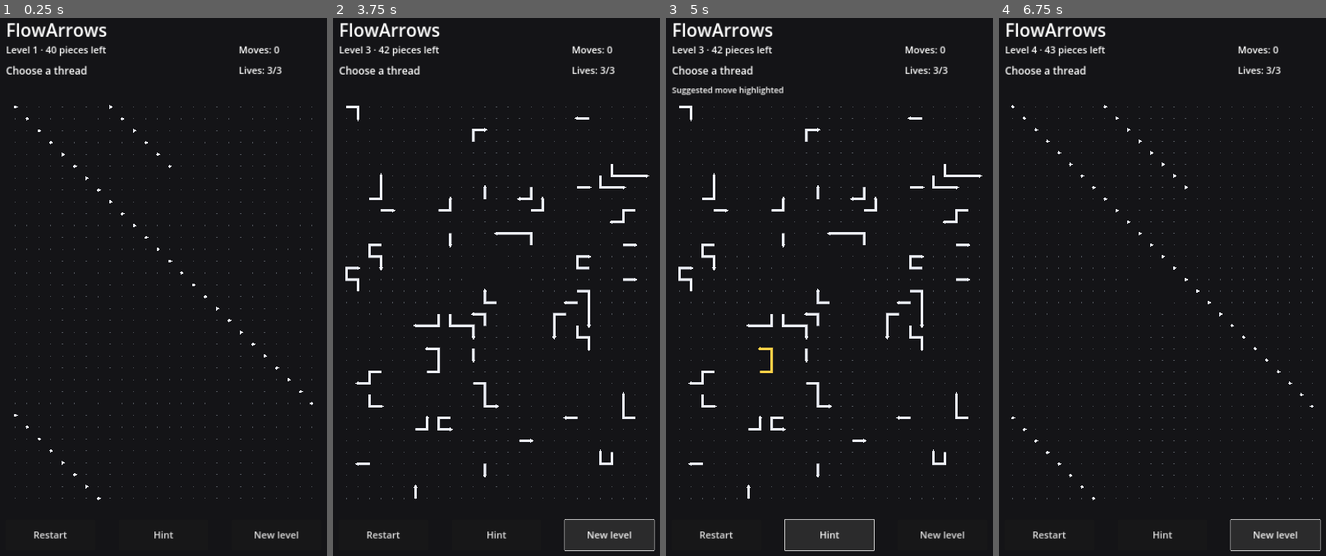
Above: before the commit, frames 1-4 (left to right).
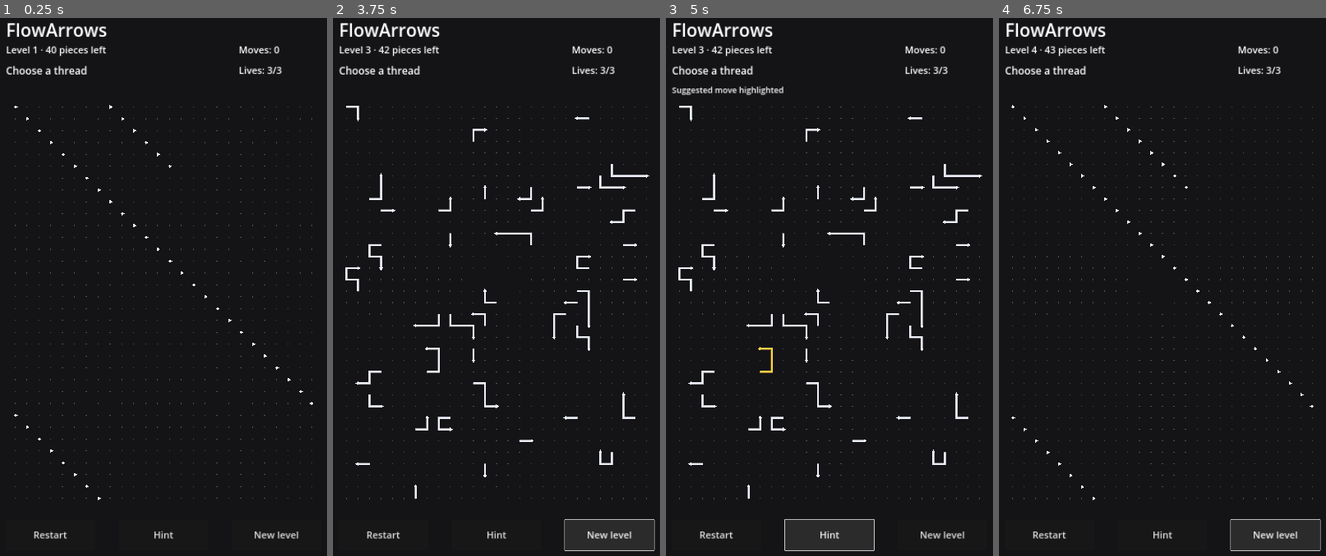
Above: after the commit, the same moments.

Repository: AiRigaLabs01/FlowArrows
Game: Godot game, scene res://src/game/main.tscn
Same seed, same stepped clock (60 frames per second), same inputs: the game is played once before the commit and once after it.
Inputs:
- Up to frame 1 (0.25 s): no input
- Up to frame 2 (3.75 s): click "Restart" at 0.5 s; click "Restart" at 1.25 s; click "Restart" at 2 s; click "New level" at 2.75 s; click "New level" at 3.5 s
- Up to frame 3 (5 s): click "Hint" at 4.25 s
- Up to frame 4 (6.75 s): click "Hint" at 5 s; click "Hint" at 5.75 s; click "New level" at 6.5 s

The runs differ from the first frame. In frame 1, less than 0.1% of the frame differs, in the area x 4-92%, y 16-90%; in frame 2, 0.8%, in the area x 3-96%, y 16-90%; in frame 3, 0.8%; in frame 4, less than 0.1%.

Commit message:
Refine moving arrow color and thin geometry

Diff:
--- a/src/game/piece_view.gd
+++ b/src/game/piece_view.gd
@@ -3,10 +3,10 @@
 
 signal pressed(piece_id: String, view: PieceView)
 
-const BASE_LINE_WIDTH := 12.0
+const BASE_LINE_WIDTH := 8.5
 const BASE_HIT_RADIUS := 36.0
-const BASE_HEAD_LENGTH := 19.0
-const BASE_HEAD_WIDTH := 11.0
+const BASE_HEAD_LENGTH := 18.0
+const BASE_HEAD_WIDTH := 10.5
 const TRAIL_SPACING_FACTOR := 0.28
 const TRAIL_RADIUS_FACTOR := 0.040
 const TRAIL_LENGTH_CELLS := 3.2
@@ -18,6 +18,7 @@
 var enabled := true
 var hinted := false
 var failed_attempt := false
+var moving := false
 var impact_offset: float = 0.0:
 	set(value):
 		impact_offset = value
@@ -34,6 +35,7 @@
 	cell_size = size
 	impact_offset = 0.0
 	exit_progress = 0.0
+	moving = false
 	queue_redraw()
 
 func set_enabled(value: bool) -> void:
@@ -45,6 +47,10 @@
 
 func set_failed(value: bool) -> void:
 	failed_attempt = value
+	queue_redraw()
+
+func set_moving(value: bool) -> void:
+	moving = value
 	queue_redraw()
 
 func _draw() -> void:
@@ -68,13 +74,15 @@
 	var body_color := Color(0.93, 0.94, 0.97, 1.0)
 	if hinted:
 		body_color = Color(1.0, 0.82, 0.28, 1.0)
-	if failed_attempt:
+	if failed_attempt or moving:
 		body_color = Color(0.96, 0.24, 0.24, 1.0)
 
 	if points.size() == 1:
 		draw_circle(points[0], line_width * 0.50, body_color)
 	else:
 		draw_polyline(PackedVector2Array(points), body_color, line_width, true)
+
+	# Keep the head visually distinct from the thinner thread body.
 	var tip: Vector2 = points[-1] + Vector2(direction) * cell_size * 0.24
 	var back: Vector2 = tip - Vector2(direction) * head_length
 	var normal: Vector2 = Vector2(-direction.y, direction.x)
